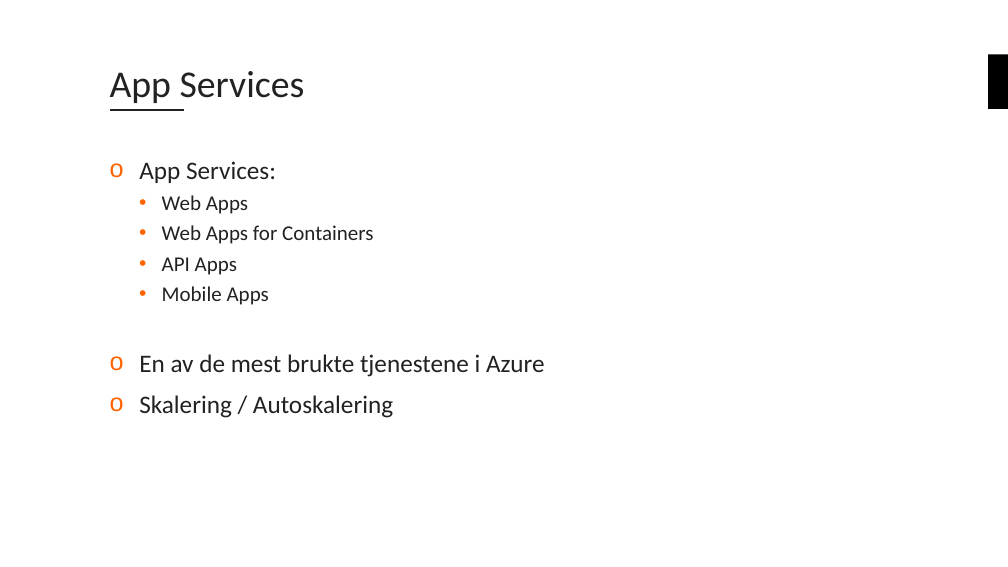
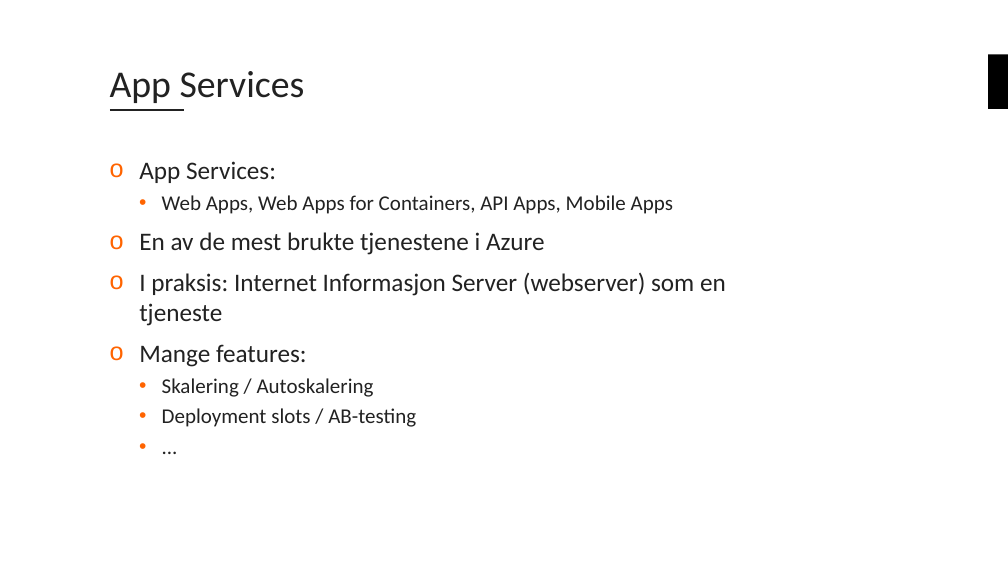
Before and after one commit to bouvet/azure-workshops, a slide deck: slide 16 of Workshop_1/Presentasjon/Azureskolen-Workshop#1.pptx. Drawn at 1008x567 pixels with LibreOffice and Linux fonts; fonts in the diff are those of the drawing; background and template pictures are left out. Boxes give left, top, right and bottom in pixels: in the first picture for what was removed or moved away, otherwise in the second. Text is boxed around its words. In the diff, an @@ line names an element or a change of style, - is before the commit and + after.

```diff
--- a/Workshop_1/Presentasjon/Azureskolen-Workshop#1.pptx
+++ b/Workshop_1/Presentasjon/Azureskolen-Workshop#1.pptx
@@ text at [162, 195, 673, 214]: text changed @@
-  • Web Apps
-  • Web Apps for Containers
-  • API Apps
-  • Mobile Apps
+  • Web Apps, Web Apps for Containers, API Apps, Mobile Apps
@@ text at [139, 273, 726, 367]: paragraphs added @@
+o I praksis: Internet Informasjon Server (webserver) som en tjeneste
+o Mange features:
@@ text at [162, 378, 374, 397]: size 24 to 20 pt in "Skalering / Autoskalering"; bullet o to •; list level 1 to 2 in "Skalering / Autoskalering" @@
@@ text at [162, 408, 416, 427]: paragraphs added @@
+  • Deployment slots / AB-testing
+  • ...
```
Also in this commit, not shown: 9 other slides changed, 2 slides added, 1 slide removed.
